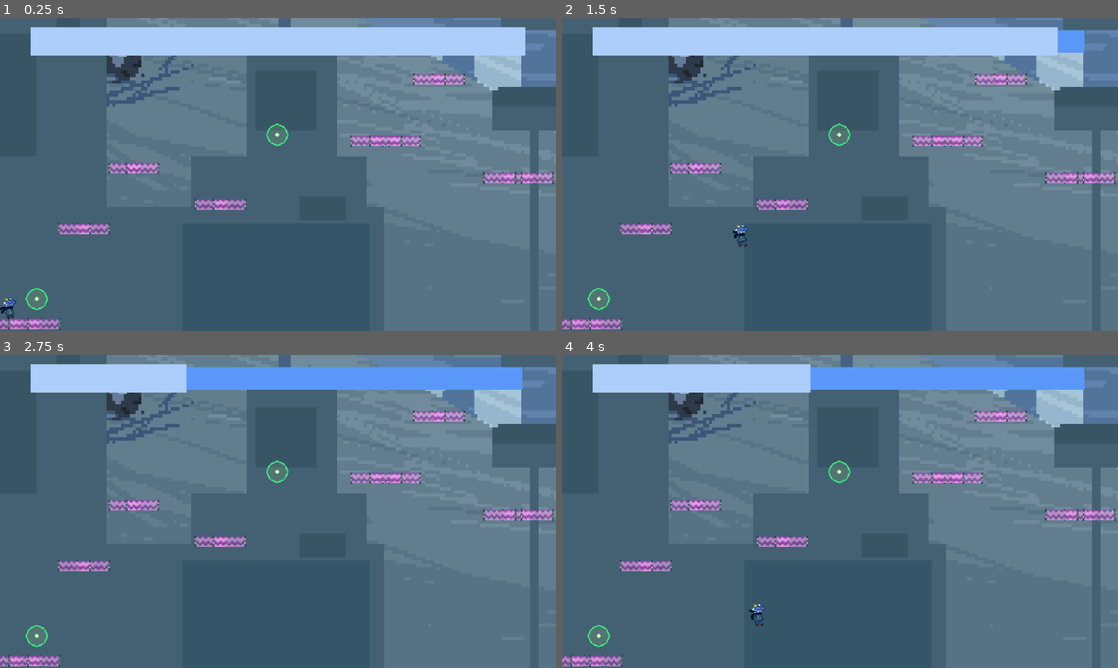
Above: before the commit, frames 1-4 (two rows, left to right).
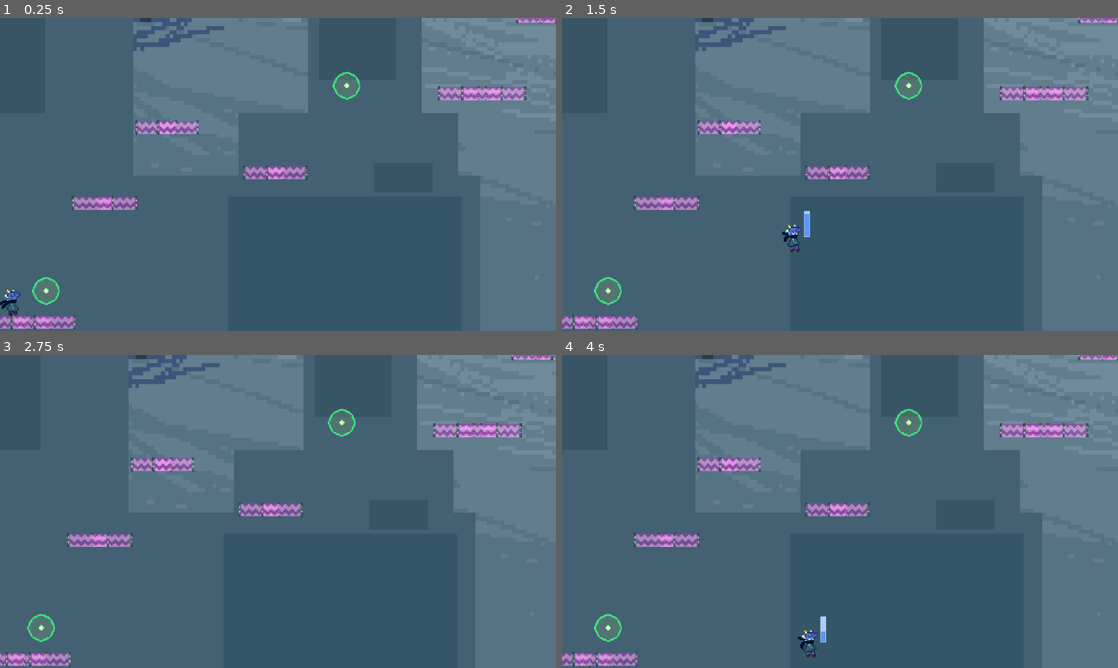
Above: after the commit, the same moments.

Repository: luminous-sky/2026-Fall-Game-Jam
Game: Godot game, scene res://levels/lvl_1.tscn
Same seed, same stepped clock (60 frames per second), same inputs: the game is played once before the commit and once after it.
Inputs (mouse positions are in pixels of both pictures, inside the frame that each line leads up to):
- Up to frame 1 (0.25 s): no input
- Up to frame 2 (1.5 s): tap Enter at 0.5 s; move the mouse to (962, 158) at 0.52 s; hold Right (move_right) from 0.53 s (still down); tap X (dash) at 0.6, 1.35 s; tap C (jump) at 0.77 s; move the mouse to (728, 190) at 1.27 s
- Up to frame 3 (2.75 s): tap C (jump) at 1.52 s; move the mouse to (333, 442) at 2.02 s; release Right (move_right) at 2.03 s; hold Left (move_left) from 2.03 s (still down); hold Z (interact) from 2.03 s (still down); tap X (dash) at 2.3 s
- Up to frame 4 (4 s): move the mouse to (812, 574) at 2.77 s; release Left (move_left) at 2.78 s; release Z (interact) at 2.78 s; hold Right (move_right) from 2.78 s (still down); tap X (dash) at 2.85, 3.6 s; tap C (jump) at 3.02, 3.77 s; move the mouse to (1006, 558) at 3.52 s

The runs differ from the first frame. In frame 1, 35% of the frame differs, in the area x 0-100%, y 0-100%; in frame 2, 35%; in frame 3, 34%; in frame 4, 35%.

Commit message:
Update player speed, dash bar

Diff:
--- a/src/player/player.gd
+++ b/src/player/player.gd
@@ -5,8 +5,8 @@
 @export var kill_y: float = 800.0
 
 
-const SPEED: float = 200.0
-const JUMP_VELOCITY: float = -400.0
+const SPEED: float = 175.0
+const JUMP_VELOCITY: float = -350.0
 
 ## THe player's gravity
 const GRAVITY: float = 750.0
@@ -15,7 +15,7 @@
 const DASH_SPEED: float = 350.0
 
 ## How long the dash lasts for, in seconds
-const DASH_TIME: float = 0.50
+const DASH_TIME: float = 0.75
 ## How much the speed decreases by per second after a dash
 const DASH_RESISTANCE: float = (DASH_SPEED - SPEED) / DASH_TIME
 
--- a/src/player/player.tscn
+++ b/src/player/player.tscn
@@ -14,6 +14,7 @@
 [ext_resource type="Texture2D" uid="uid://n0bckg3ecugu" path="res://assets/player/right/right_jump.png" id="10_kb6p2"]
 [ext_resource type="Texture2D" uid="uid://dkdldgwaea54c" path="res://assets/player/right/right_land.png" id="12_wodsf"]
 [ext_resource type="Texture2D" uid="uid://betnj61rlpqer" path="res://assets/player/right/right_run.png" id="14_32hag"]
+[ext_resource type="PackedScene" uid="uid://cfl5mj3f5styp" path="res://ui/dash_bar.tscn" id="15_wodsf"]
 
 [sub_resource type="AtlasTexture" id="AtlasTexture_hg6s5"]
 atlas = ExtResource("2_yw30f")
@@ -398,7 +399,7 @@
 script = ExtResource("1_rkbax")
 
 [node name="Camera2D" type="Camera2D" parent="." unique_id=1787343970]
-zoom = Vector2(1.2, 1.2)
+zoom = Vector2(1.5, 1.5)
 position_smoothing_enabled = true
 position_smoothing_speed = 3.0
 
@@ -410,4 +411,10 @@
 position = Vector2(0, 3)
 shape = SubResource("RectangleShape2D_moqhw")
 
+[node name="DashBar" parent="." unique_id=529733850 instance=ExtResource("15_wodsf")]
+offset_left = 13.0
+offset_top = -1.0
+offset_right = 13.0
+offset_bottom = -1.0
+
 [connection signal="animation_finished" from="AnimatedSprite2D" to="." method="_on_animated_sprite_2d_animation_finished"]
--- a/src/ui/dash_bar.gd
+++ b/src/ui/dash_bar.gd
@@ -6,4 +6,13 @@
 
 
 func _process(_delta: float) -> void:
+	if Player.cooldown_time == 0.0:
+		if $CooldownBar.visible:
+			$CooldownBar.visible = false
+
+		return
+
+	if not $CooldownBar.visible:
+		$CooldownBar.visible = true
+
 	$CooldownBar.value = Player.dash_cooldown - Player.cooldown_time
--- a/src/ui/dash_bar.tscn
+++ b/src/ui/dash_bar.tscn
@@ -3,15 +3,16 @@
 [ext_resource type="Script" uid="uid://bxr6wuiaj76s1" path="res://ui/dash_bar.gd" id="1_5bv7k"]
 
 [sub_resource type="StyleBoxFlat" id="StyleBoxFlat_w81ou"]
-bg_color = Color(0.3529412, 0.59607846, 0.972549, 1)
-border_width_left = 5
-border_width_top = 5
-border_width_right = 5
-border_width_bottom = 5
+bg_color = Color(0.6784314, 0.80784315, 0.98039216, 1)
 border_color = Color(0, 0, 0, 0)
 
 [sub_resource type="StyleBoxFlat" id="StyleBoxFlat_8vqkf"]
-bg_color = Color(0.6784314, 0.80784315, 0.98039216, 1)
+bg_color = Color(0.3529412, 0.59607846, 0.972549, 1)
+border_width_left = 1
+border_width_top = 1
+border_width_right = 1
+border_width_bottom = 1
+border_color = Color(0.8, 0.8, 0.8, 0)
 
 [node name="DashBar" type="Control" unique_id=529733850]
 layout_mode = 3
@@ -23,15 +24,10 @@
 script = ExtResource("1_5bv7k")
 
 [node name="CooldownBar" type="ProgressBar" parent="." unique_id=852097031]
-layout_mode = 1
-anchors_preset = 5
-anchor_left = 0.5
-anchor_right = 0.5
-offset_left = -427.0
-offset_top = 16.0
-offset_right = 427.0
-offset_bottom = 65.0
-grow_horizontal = 2
+layout_mode = 0
+offset_right = 30.0
+offset_bottom = 7.0
+rotation = -1.5707964
 theme_override_styles/background = SubResource("StyleBoxFlat_w81ou")
 theme_override_styles/fill = SubResource("StyleBoxFlat_8vqkf")
 value = 50.0
